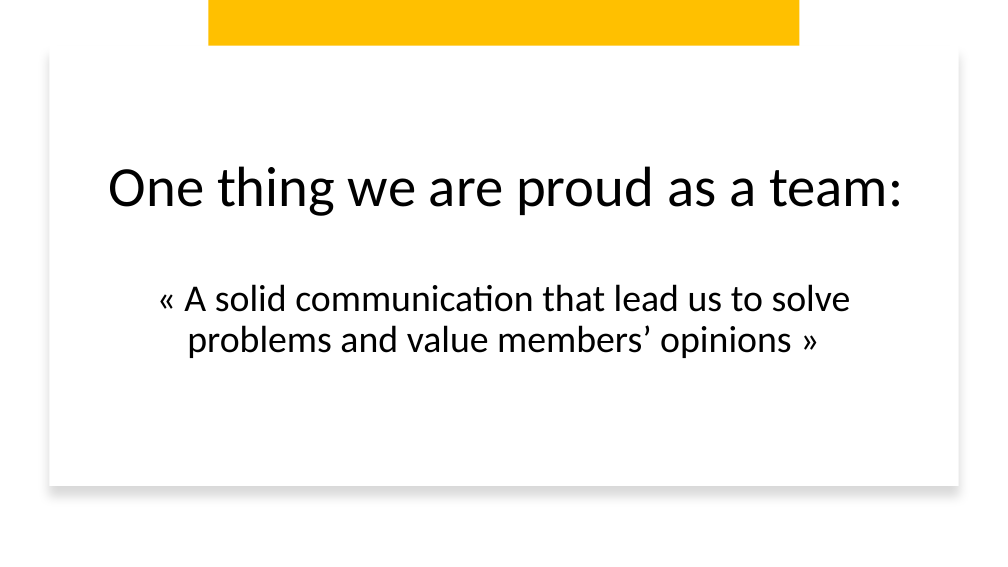
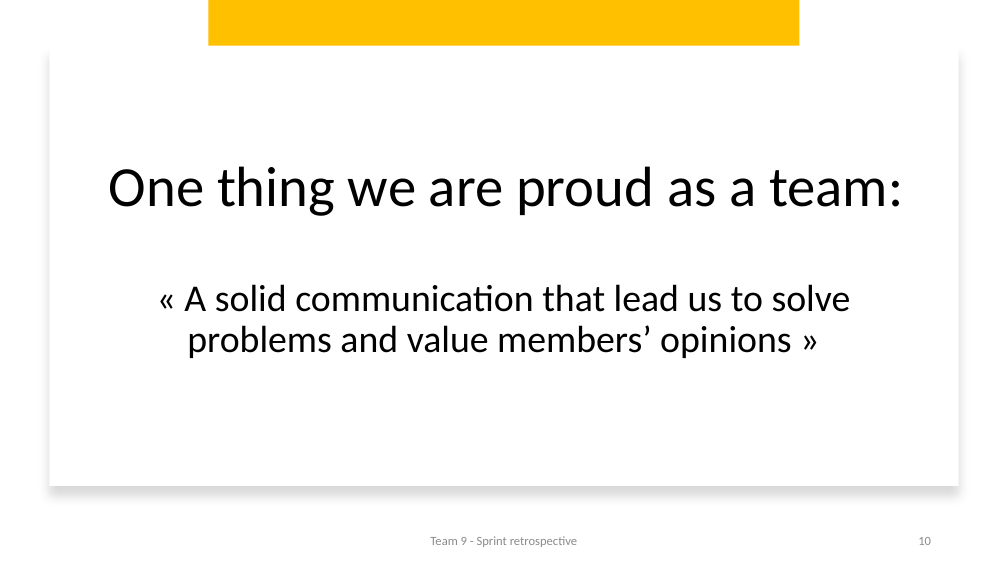
Before and after one commit to MicheleCarb/OfficeQueueManagement, a slide deck: slide 10 of Presentazione_SW2.pptx (slide 8 before the commit). Drawn at 1008x567 pixels with LibreOffice and Linux fonts; fonts in the diff are those of the drawing. Boxes give left, top, right and bottom in pixels: in the first picture for what was removed or moved away, otherwise in the second. Text is boxed around its words. In the diff, an @@ line names an element or a change of style, - is before the commit and + after.

```diff
--- a/Presentazione_SW2.pptx
+++ b/Presentazione_SW2.pptx
@@ text added at <box>430,536,577,547</box>, 12 pt, text #8C8C8C @@
+Team 9 - Sprint retrospective
@@ page number added at <box>918,537,931,545</box>, 12 pt, text #8C8C8C @@
+10
```
Also in this commit, not shown: 6 other slides changed, 5 slides added, 1 slide removed.
